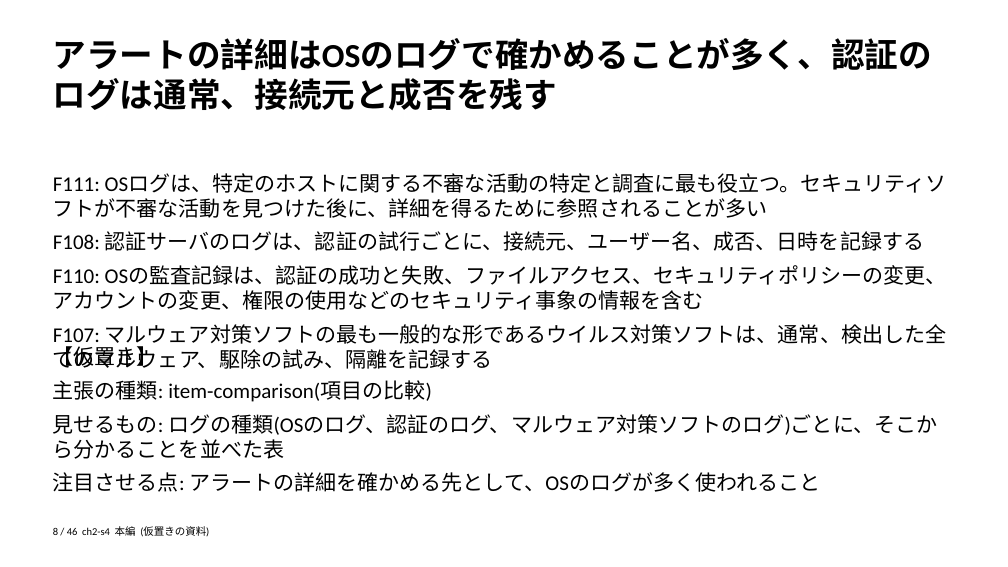
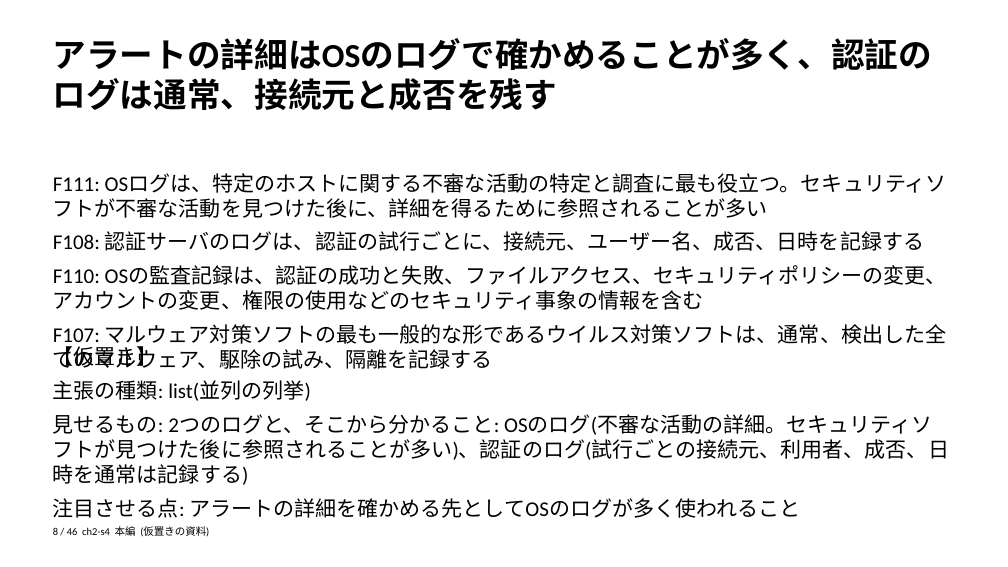
Before and after one commit to zyuuryuu/PPTX-Planner, a slide deck: slide 8 of trial/deck/preview/placeholder.pptx. Drawn at 1008x567 pixels with LibreOffice and Linux fonts; fonts in the diff are those of the drawing. Boxes give left, top, right and bottom in pixels: in the first picture for what was removed or moved away, otherwise in the second. Text is boxed around its words. In the diff, an @@ line names an element or a change of style, - is before the commit and + after.

```diff
--- a/trial/deck/preview/placeholder.pptx
+++ b/trial/deck/preview/placeholder.pptx
@@ text at (x1=53, y1=380, x2=949, y2=518): text changed @@
-主張の種類: item-comparison(項目の比較)
-見せるもの: ログの種類(OSのログ、認証のログ、マルウェア対策ソフトのログ)ごとに、そこから分かることを並べた表
-注目させる点: アラートの詳細を確かめる先として、OSのログが多く使われること
+主張の種類: list(並列の列挙)
+見せるもの: 2つのログと、そこから分かること: OSのログ(不審な活動の詳細。セキュリティソフトが見つけた後に参照されることが多い)、認証のログ(試行ごとの接続元、利用者、成否、日時を通常は記録する)
+注目させる点: アラートの詳細を確かめる先としてOSのログが多く使われること
```
Also in this commit, not shown: 28 other slides changed, 4 other files.
